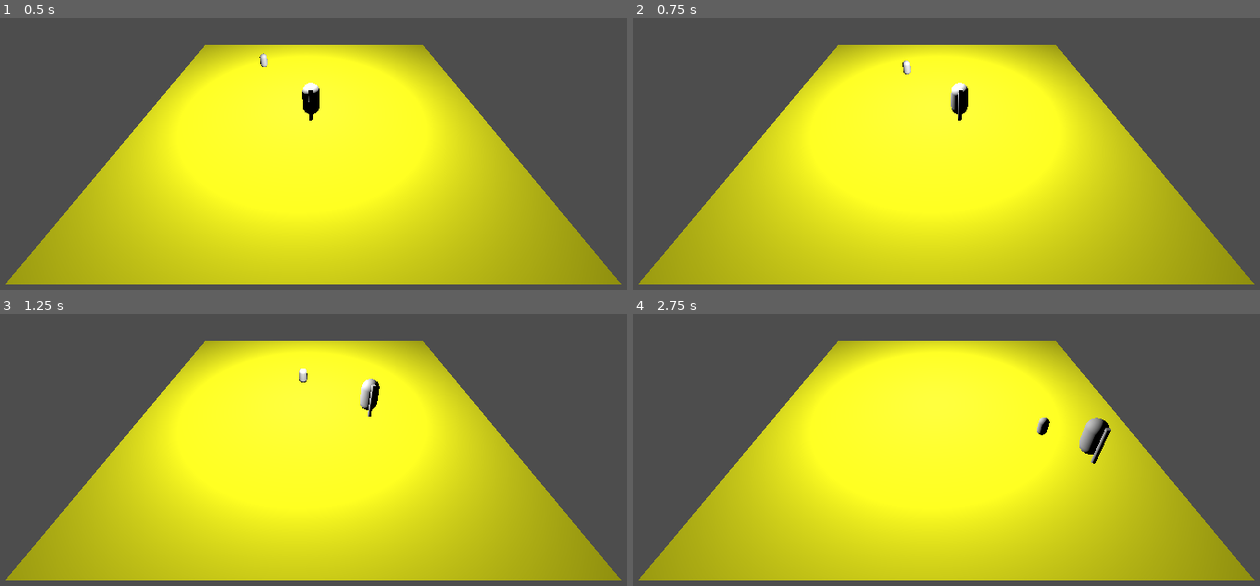
Above: before the commit, frames 1-4 (two rows, left to right).
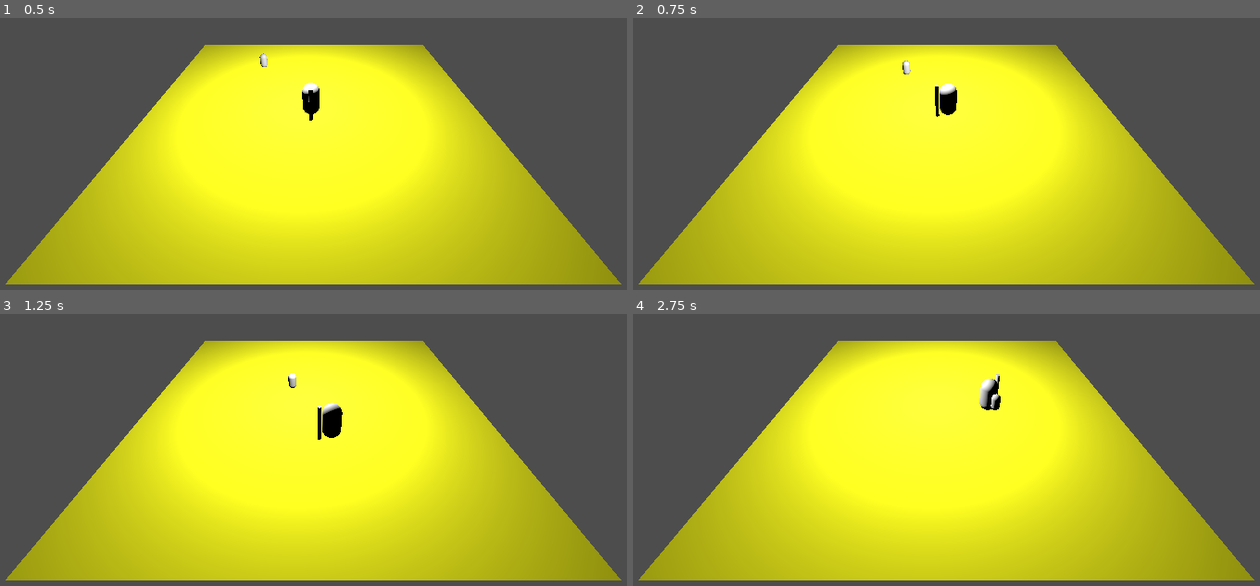
Above: after the commit, the same moments.

Repository: Aeren28/Ludum54
Game: Godot game, scene res://Scenes/Escenario.tscn
The game is run twice, just before and just after one commit, with the same random seed, the same clock (stepped at 60 frames per second) and the same inputs.
Inputs (mouse positions are in pixels of both pictures, inside the frame that each line leads up to):
- Up to frame 1 (0.5 s): no input
- Up to frame 2 (0.75 s): move the mouse to (1109, 88) at 0.52 s; hold D (move_right) from 0.53 s (still down); click (1109, 88) at 0.6 s
- Up to frame 3 (1.25 s): keep holding D (move_right)
- Up to frame 4 (2.75 s): move the mouse to (802, 425) at 1.27 s; release D (move_right) at 1.28 s; hold S (move_down) 1.28-2.03 s; click (802, 425) at 1.35 s; move the mouse to (1021, 314) at 2.02 s; hold D (move_right) from 2.03 s (still down); click (1021, 314) at 2.1 s

Frame 1 is identical in both runs. In frame 2, 0.6% of the frame differs, in the area x 42-54%, y 15-38%; in frame 3, 0.8%; in frame 4, 1.0%, in the area x 55-77%, y 22-56%.

Commit message:
Rotación del personaje

Diff:
--- a/Scripts/Character.gd
+++ b/Scripts/Character.gd
@@ -3,6 +3,7 @@
 class_name Character
 
 const SPEED = 5.0
+const ANGULAR_SPEED = 0.02
 
 # Get the gravity from the project settings to be synced with RigidBody nodes.
 var gravity = ProjectSettings.get_setting("physics/3d/default_gravity")
@@ -16,7 +17,8 @@
 	direction = (transform.basis * Vector3(input_dir.x, 0, input_dir.y)).normalized()
 
 	# Mouse movement.
-
+	_mouse_motion = Input.get_last_mouse_velocity()
+	rotate_y(_mouse_motion.x * ANGULAR_SPEED * delta)
 
 	if Input.is_action_just_pressed("attack"):
 		print("Ataca perra")
